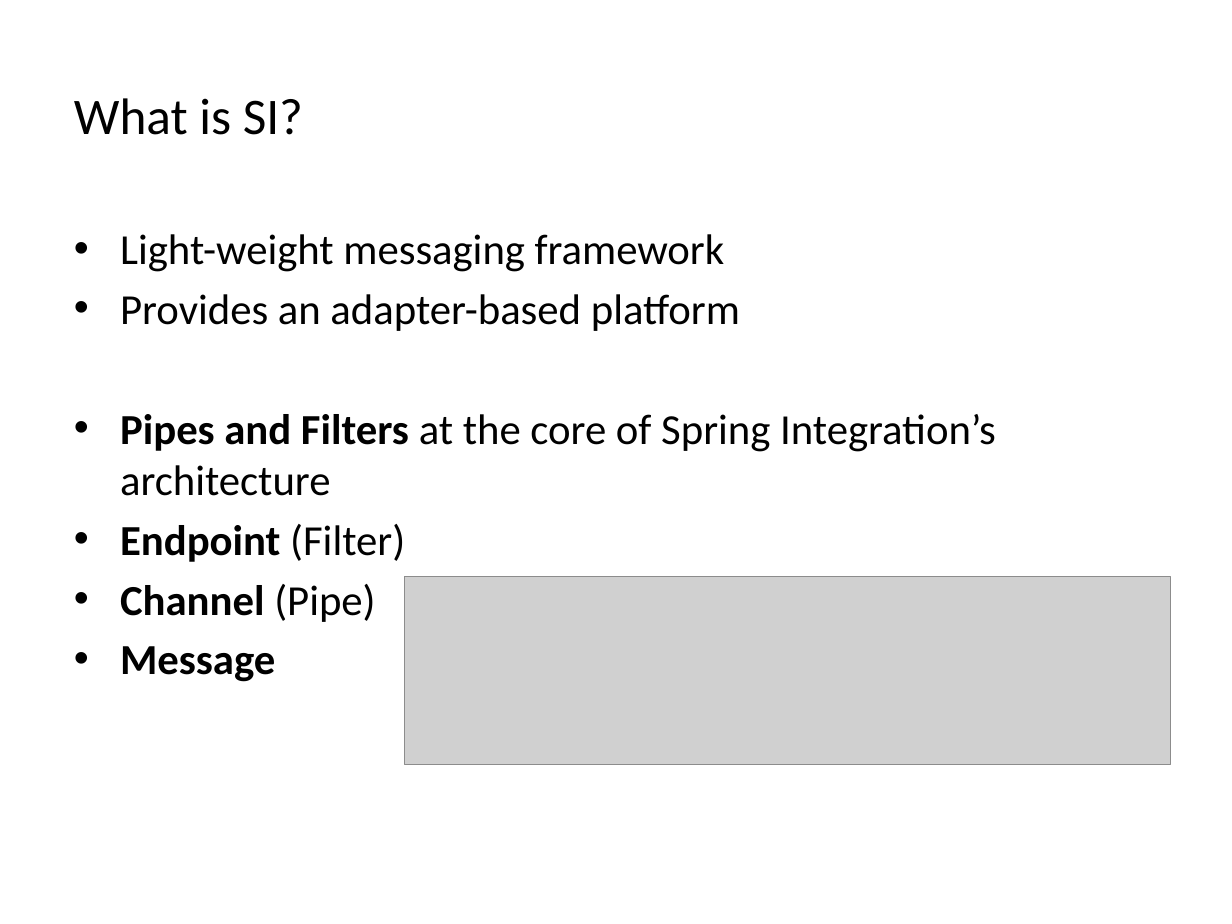
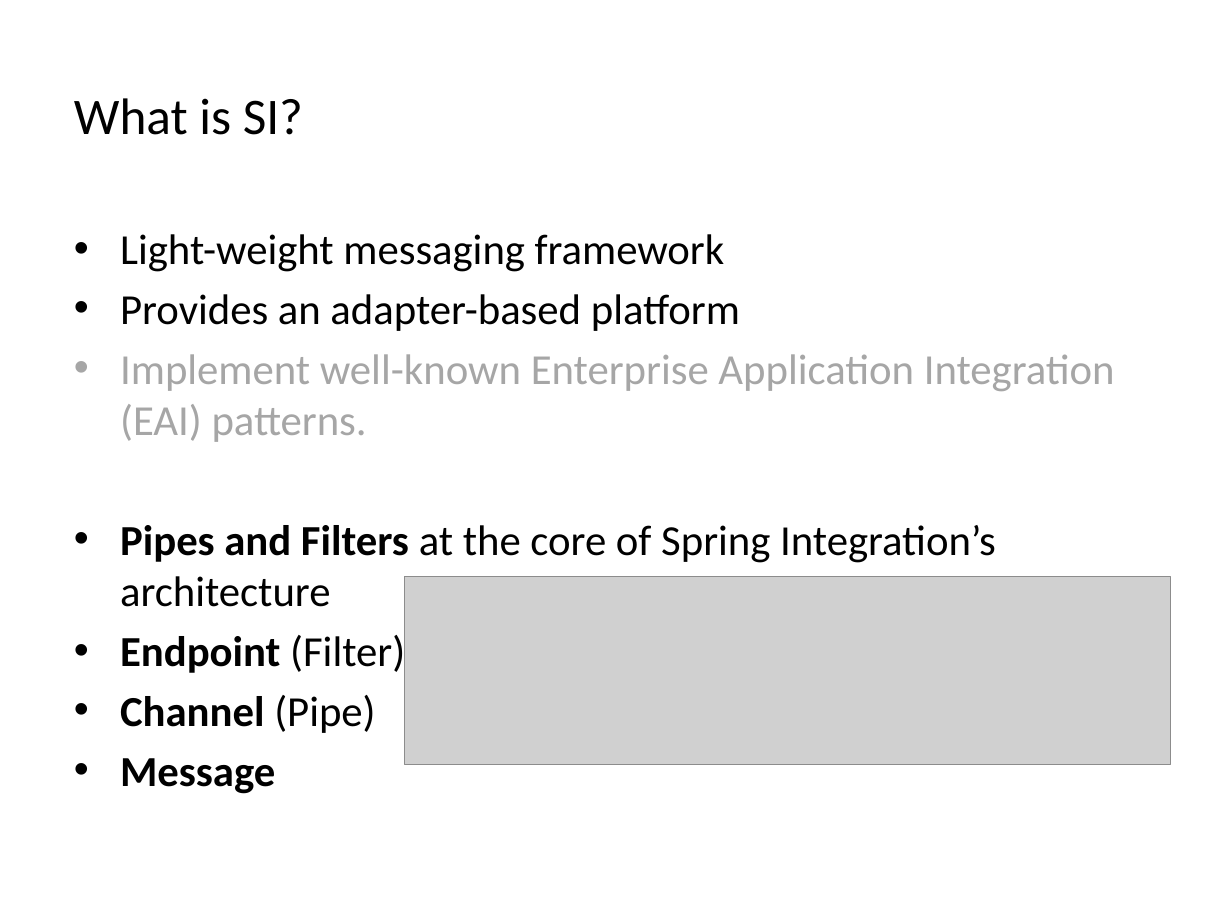
Before and after one commit to phuongtt2a/cafe, a slide deck: slide 6 of cafe/docs/Spring_Integration.pptx (slide 5 before the commit). Drawn at 1232x924 pixels with LibreOffice and Linux fonts; fonts in the diff are those of the drawing; grey boxes stand for pictures. Boxes give left, top, right and bottom in pixels: in the first picture for what was removed or moved away, otherwise in the second. Text is boxed around its words. In the diff, an @@ line names an element or a change of style, - is before the commit and + after.

```diff
--- a/cafe/docs/Spring_Integration.pptx
+++ b/cafe/docs/Spring_Integration.pptx
@@ text at <box>120,354,1115,442</box>: paragraph added @@
+• Implement well-known Enterprise Application Integration (EAI) patterns.
```
Also in this commit, not shown: 1 other slide changed, 1 slide added.
